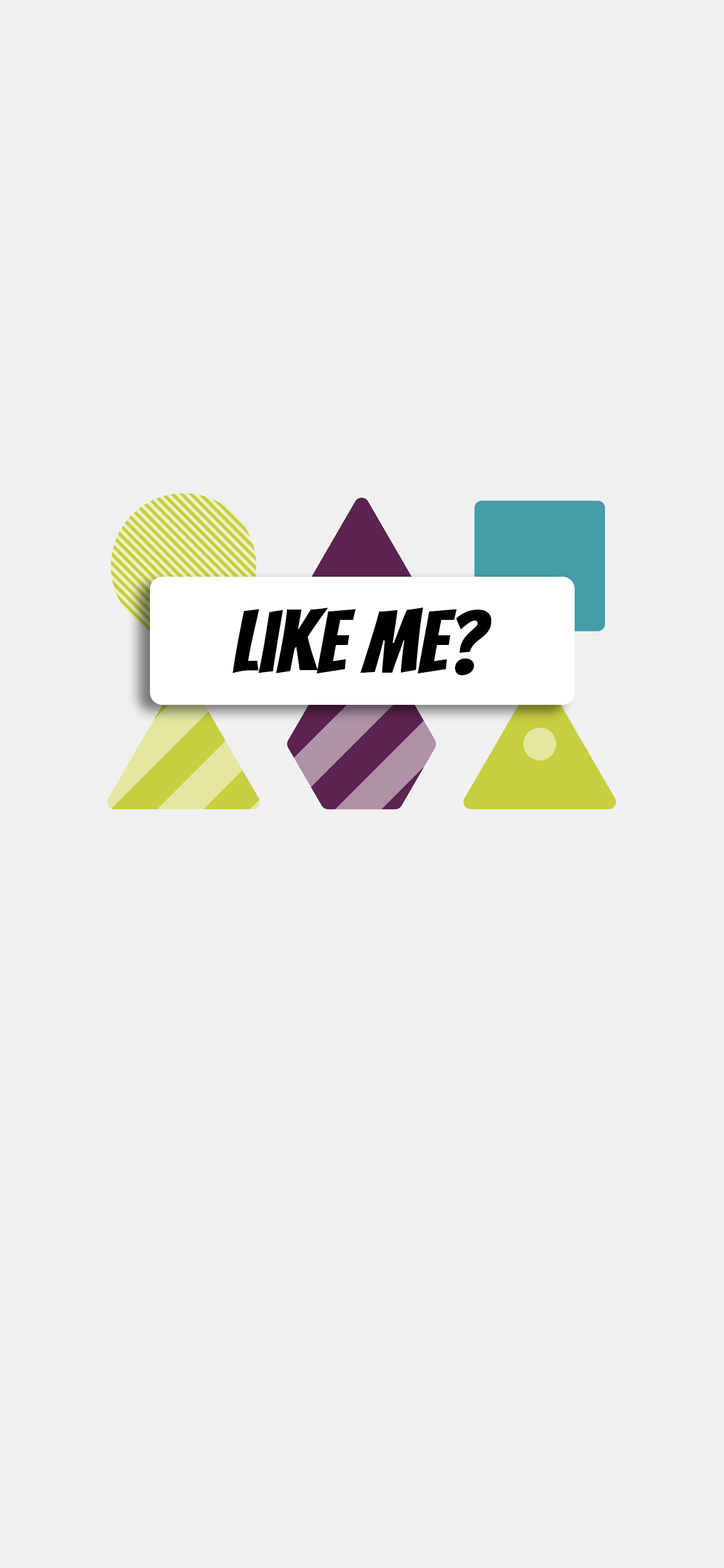
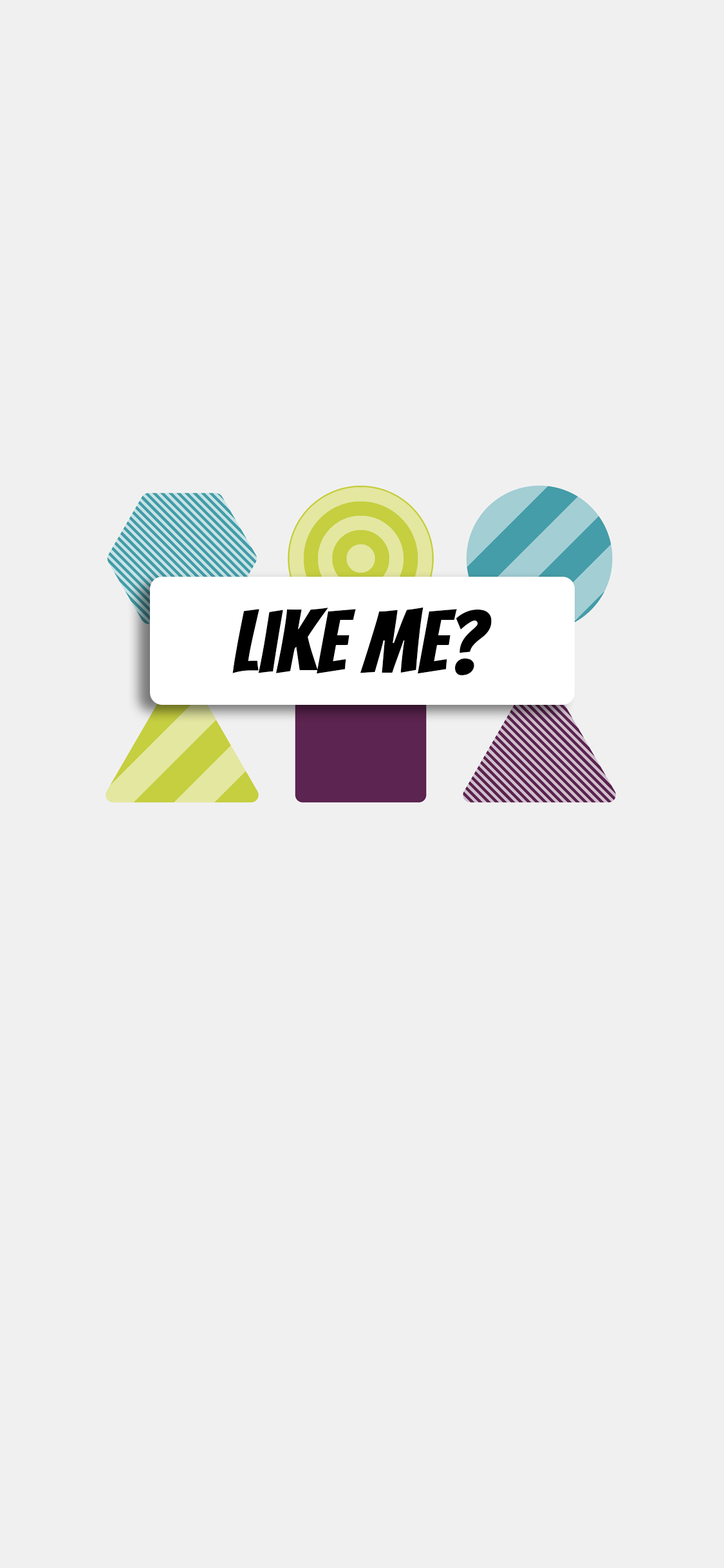
Layers edited between the first and the second (724, 1568) image:
painted on "Rectangle 1" over left=149, top=579, right=566, bottom=705
added layer "Layer 4" above "Layer 3" over left=104, top=484, right=618, bottom=811
